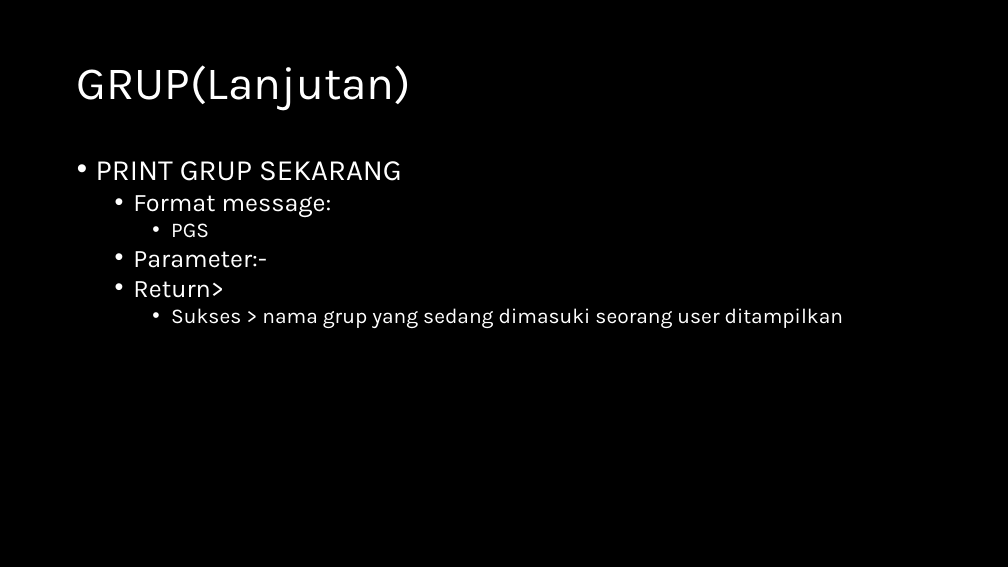
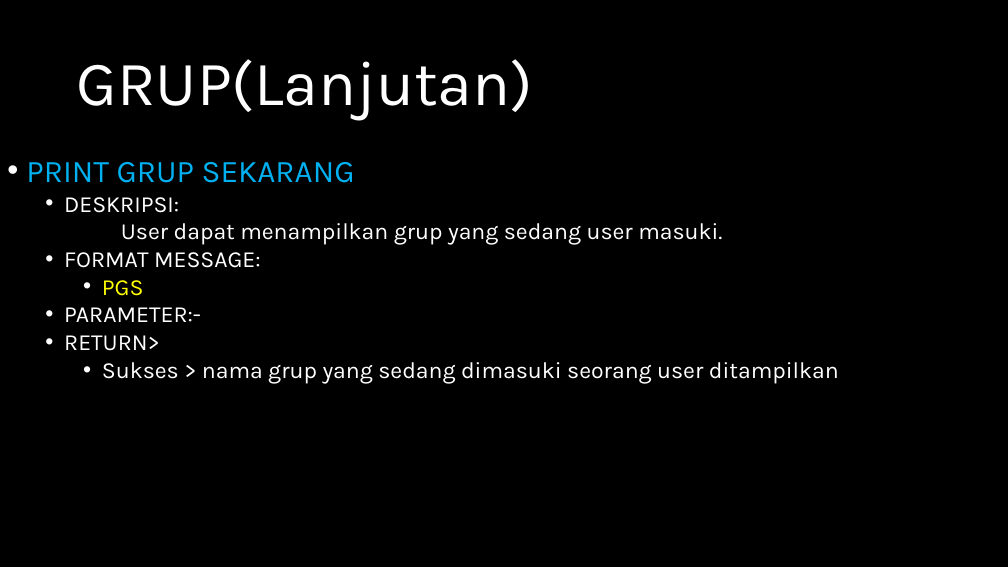
Before and after one commit to jeffrynasri/Kuliah-Progjar-E, a slide deck: slide 13 of TUGAS2_CHATSERVER/DRAFT-CHAT-SERVER.pptx (slide 10 before the commit). Drawn at 1008x567 pixels with LibreOffice and Linux fonts; fonts in the diff are those of the drawing. Boxes give left, top, right and bottom in pixels: in the first picture for what was removed or moved away, otherwise in the second. Text is boxed around its words. In the diff, an @@ line names an element or a change of style, - is before the commit and + after.

```diff
--- a/TUGAS2_CHATSERVER/DRAFT-CHAT-SERVER.pptx
+++ b/TUGAS2_CHATSERVER/DRAFT-CHAT-SERVER.pptx
@@ text "GRUP(Lanjutan)" at (77, 59, 533, 120): size 44 to 60 pt @@
@@ text "PRINT GRUP SEKARANG": place and size @@
-text "PRINT GRUP SEKARANG" at (96, 161, 843, 328)
+text "PRINT GRUP SEKARANG" at (26, 162, 839, 383)
@@ text at (26, 162, 839, 383): size 28 to 30 pt, text colour #FFFFFF to #00B0F0 in "PRINT GRUP SEKARANG"; size 20 to 22 pt in "PGS", "Sukses > nama grup yang sedang dimasuki ..."; text colour #FFFFFF to #FFFF00 in "PGS" @@
@@ text at (64, 197, 722, 268): text changed; size 24 to 22 pt @@
-  • Format message:
+  • DESKRIPSI:
+  User dapat menampilkan grup yang sedang user masuki.
+  • FORMAT MESSAGE:
@@ text at (64, 307, 201, 351): text changed; size 24 to 22 pt @@
-  • Parameter:-
-  • Return>
+  • PARAMETER:-
+  • RETURN>
```
Also in this commit, not shown: 9 other slides changed, 3 slides added.
